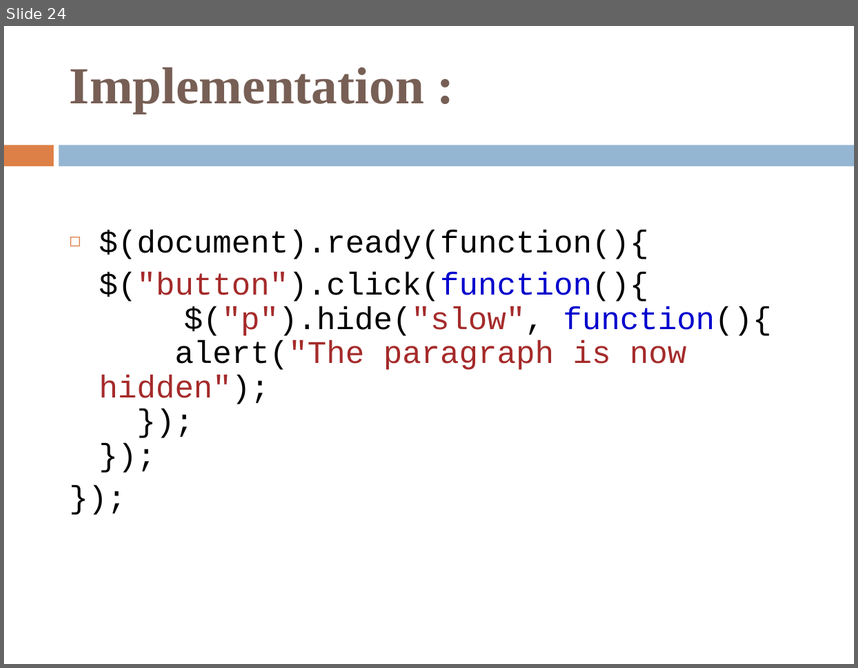
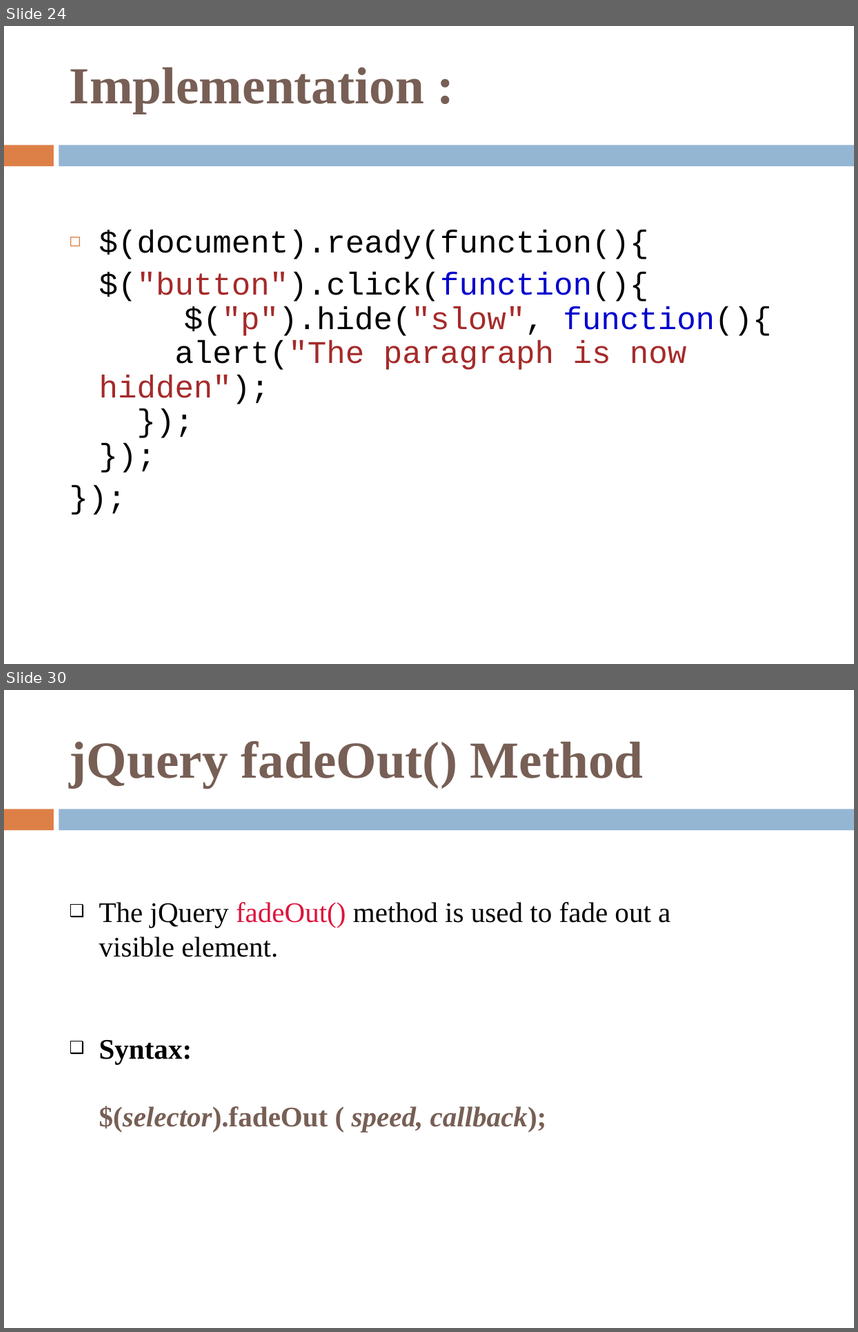
Before and after one commit to KinjalThakar/Intership-phase-2, a slide deck: jQuery.ppt. Shown one above the other, each under a label of ours: slide 24 before the commit, slides 24 and 30 after it; the slides between them are not shown. The pictures are 858x668 and 858x1332 pixels, drawn with LibreOffice and Linux fonts; fonts in the diff are those of the drawing. Boxes give left, top, right and bottom in pixels: in the first picture for what was removed or moved away, otherwise in the second. Text is boxed around its words. In the diff, an @@ line names an element or a change of style, - is before the commit and + after.

```diff
--- a/jQuery.ppt
+++ b/jQuery.ppt
@@ slide 30 added at box(4, 690, 854, 1328), background #FFFFFF; not listed: 2 template elements that a slide beside it also shows @@
@@ rectangle added at box(4, 694, 21, 728), fill #FFFFFF @@
@@ title added at box(70, 741, 644, 788), 44 pt, text #775F55, bold @@
+jQuery fadeOut() Method
@@ text added at box(99, 902, 671, 1132), 24 pt, text #000000 @@
+❑ The jQuery fadeOut() method is used to fade out a visible element.
+❑ Syntax:
+$(selector).fadeOut ( speed, callback);
```
Also in this commit, not shown: 10 other slides added.
